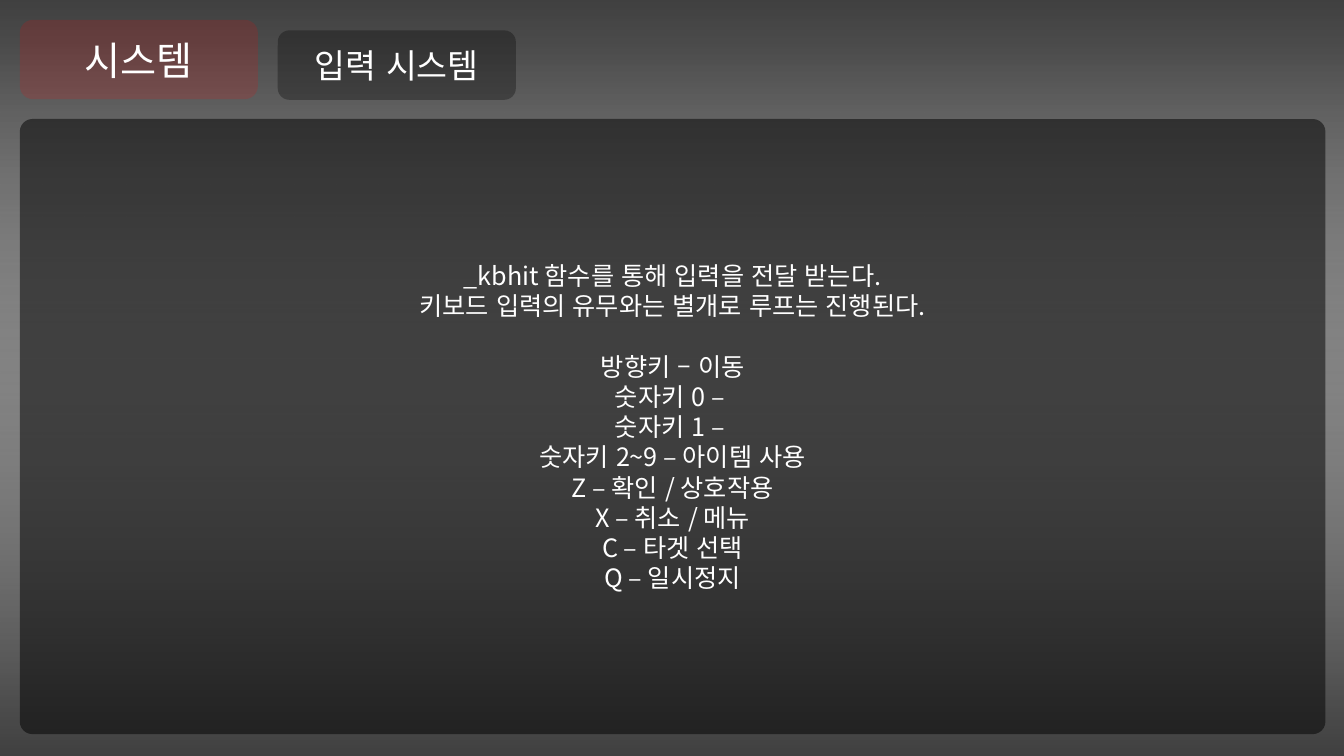
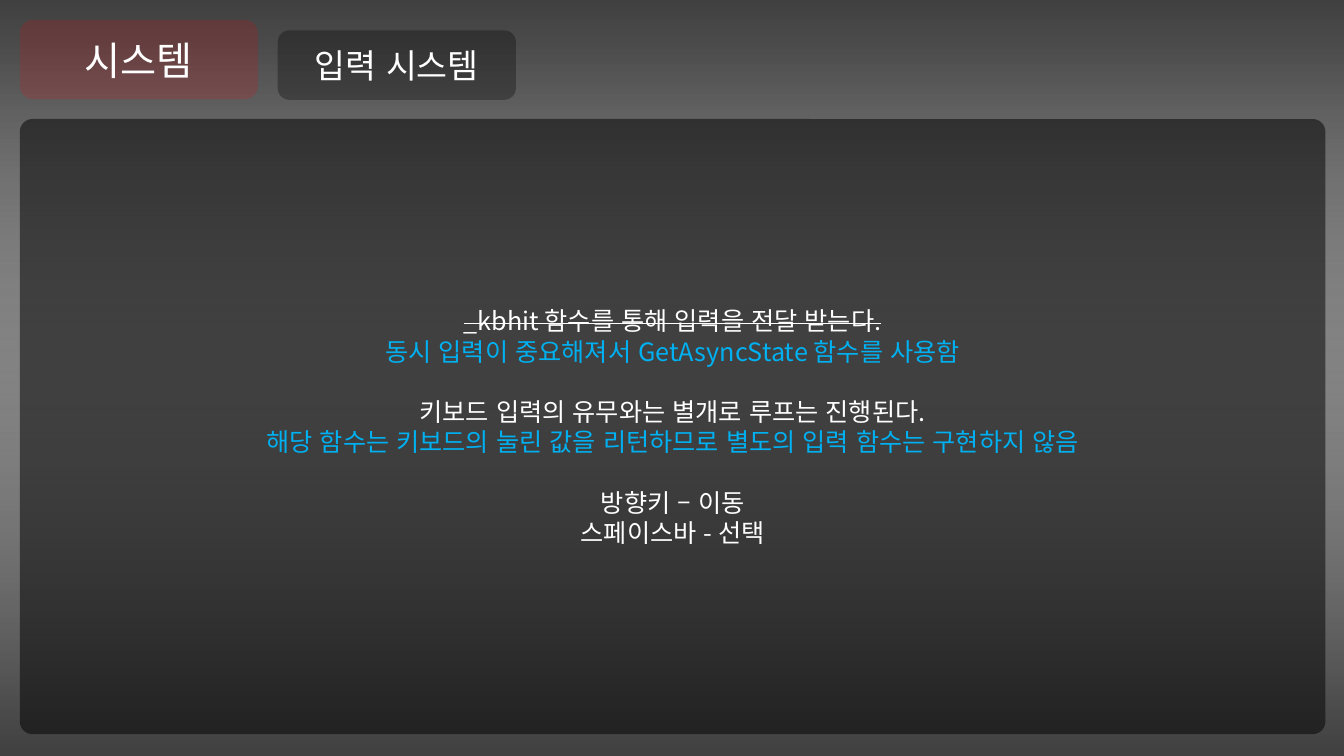
Before and after one commit to Niiok/inha_2021, a slide deck: slide 11 of May7ppt.pptm (slide 8 before the commit). Drawn at 1344x756 pixels with LibreOffice and Linux fonts; fonts in the diff are those of the drawing. Boxes give left, top, right and bottom in pixels: in the first picture for what was removed or moved away, otherwise in the second. Text is boxed around its words. In the diff, an @@ line names an element or a change of style, - is before the commit and + after.

Commit message:
ppt update

```diff
--- a/May7ppt.pptm
+++ b/May7ppt.pptm
@@ text in rounded rectangle at [464, 309, 882, 334]: strikethrough on in "_kbhit 함수를 통해 입력을 전달 받는다." @@
@@ text in rounded rectangle at [385, 340, 960, 367]: paragraph added @@
+동시 입력이 중요해져서 GetAsyncState 함수를 사용함
@@ text in rounded rectangle at [266, 430, 1078, 453]: paragraph added @@
+해당 함수는 키보드의 눌린 값을 리턴하므로 별도의 입력 함수는 구현하지 않음
@@ text in rounded rectangle at [581, 521, 764, 544]: text changed @@
-숫자키 0 –
-숫자키 1 –
-숫자키 2~9 – 아이템 사용
-Z – 확인 / 상호작용
-X – 취소 / 메뉴
-C – 타겟 선택
-Q – 일시정지
+스페이스바 - 선택
```
Also in this commit, not shown: 15 other slides changed, 10 slides added, 3 other files.
